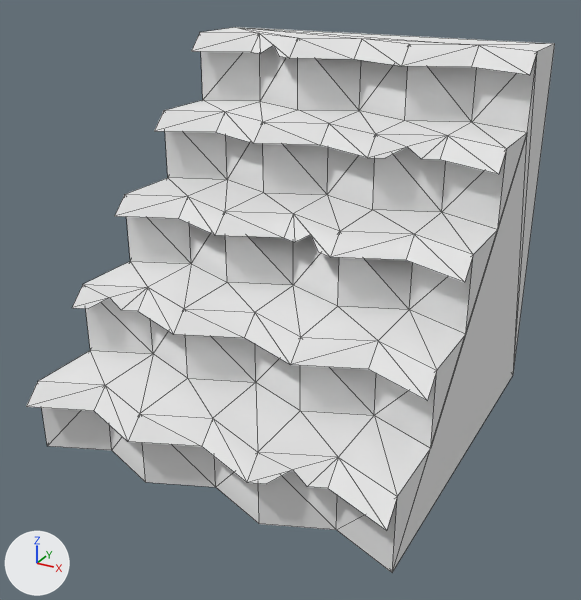
An edit to the OBJ model DynamicLab/Assets/Nature Kit/Models/OBJ format/cliff_steps_rock.obj, drawn before and after from the same camera.
One viewpoint serves both versions: a 50 mm camera at (0.961, -1.794, 1.236) aimed at (0.017, -0.077, 0.377). Lighting does not change. The marker at lower left points along +X, +Y and +Z. The first picture is the older version. Mesh edges are drawn as thin lines. Where no turn or scale is listed for an object, it has been applied to the vertices.

In view in the first picture: 'cliff_steps_rock'.
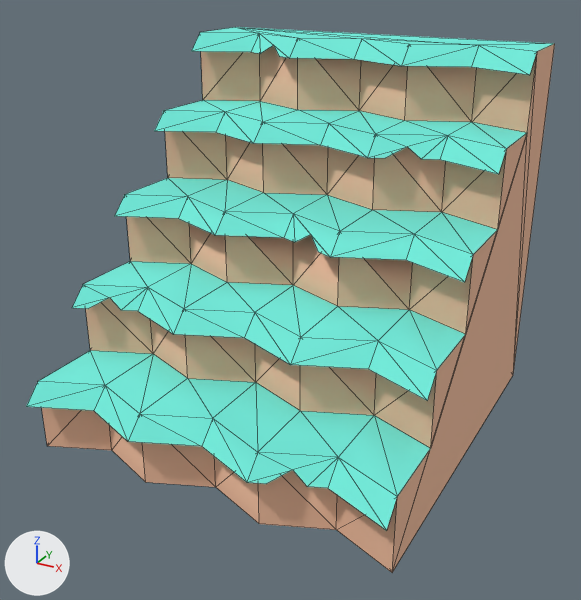
Location of each change, [x1, y1, x2, y2] in pixels of the pictures (581 x 600 px):
```json
{"object": "cliff_steps_rock", "change": "recoloured", "before": [26, 27, 555, 573], "after": [26, 27, 555, 573]}
```

Scene script edits in JSON lines:
```json
{"op": "set", "path": "mat_dirt.base_color", "old": "(0.8, 0.8, 0.8)", "new": "(0.886, 0.514, 0.341)", "note": "white #e7e7e7 -> beige #f2be9e"}
{"op": "set", "path": "mat_grass.base_color", "old": "(0.8, 0.8, 0.8)", "new": "(0.173, 0.847, 0.722)", "note": "white #e7e7e7 -> cyan #73eddd"}
```
